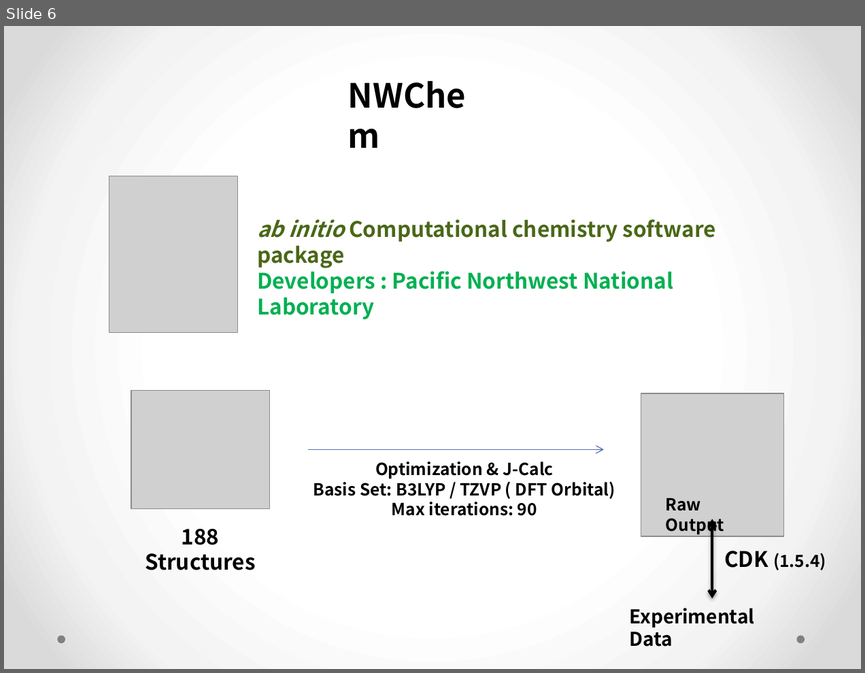
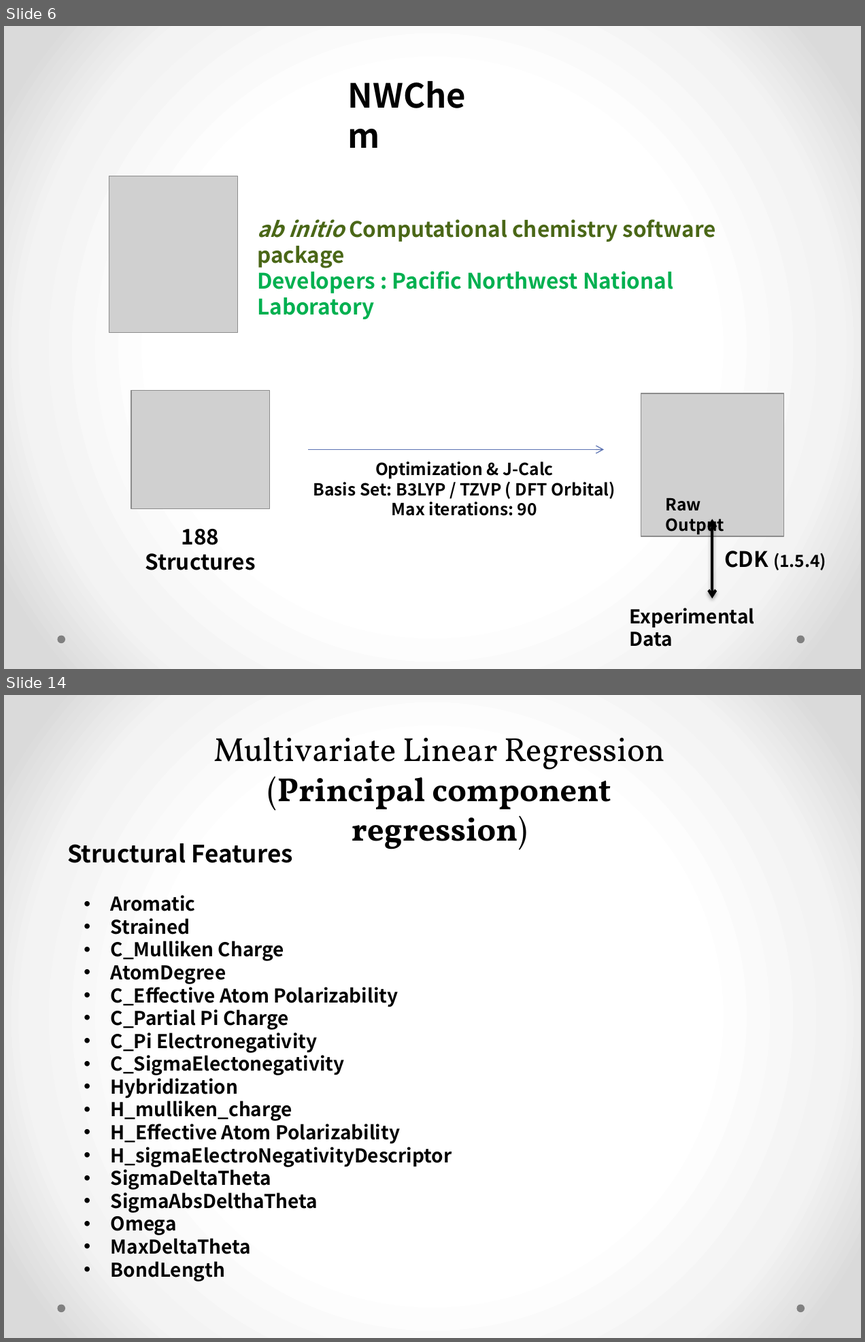
Before and after one commit to CS76/1JCH, a slide deck: Data/ProjectPresentation.pptx. Shown one above the other, each under a label of ours: slide 6 before the commit, slides 6 and 14 after it; the slides between them are not shown. The pictures are 865x673 and 865x1342 pixels, drawn with LibreOffice and Linux fonts; fonts in the diff are those of the drawing; grey boxes stand for pictures. Boxes give left, top, right and bottom in pixels: in the first picture for what was removed or moved away, otherwise in the second. Text is boxed around its words. In the diff, an @@ line names an element or a change of style, - is before the commit and + after.

```diff
--- a/Data/ProjectPresentation.pptx
+++ b/Data/ProjectPresentation.pptx
@@ slide 14 added at <box>4,695,861,1338</box>, background gradient #FFFFFF to #F4F4F4 to #DADADA; not listed: 2 template elements that a slide beside it also shows @@
@@ text added at <box>214,737,664,850</box>, 28 pt, text #000000 @@
+Multivariate Linear Regression
+(Principal component regression)
@@ text added at <box>67,843,293,863</box>, 20 pt, text #000000, bold @@
+Structural Features
@@ text added at <box>111,895,452,1281</box>, 16 pt, text #000000, bold @@
+• Aromatic
+• Strained
+• C_Mulliken Charge
+• AtomDegree
+• C_Effective Atom Polarizability
+• C_Partial Pi Charge
+• C_Pi Electronegativity
+• C_SigmaElectonegativity
+• Hybridization
+• H_mulliken_charge
+• H_Effective Atom Polarizability
+• H_sigmaElectroNegativityDescriptor
+• SigmaDeltaTheta
+• SigmaAbsDelthaTheta
+• Omega
+• MaxDeltaTheta
+• BondLength
```
Also in this commit, not shown: 2 slides changed, 17 other slides added, 19 other files.
